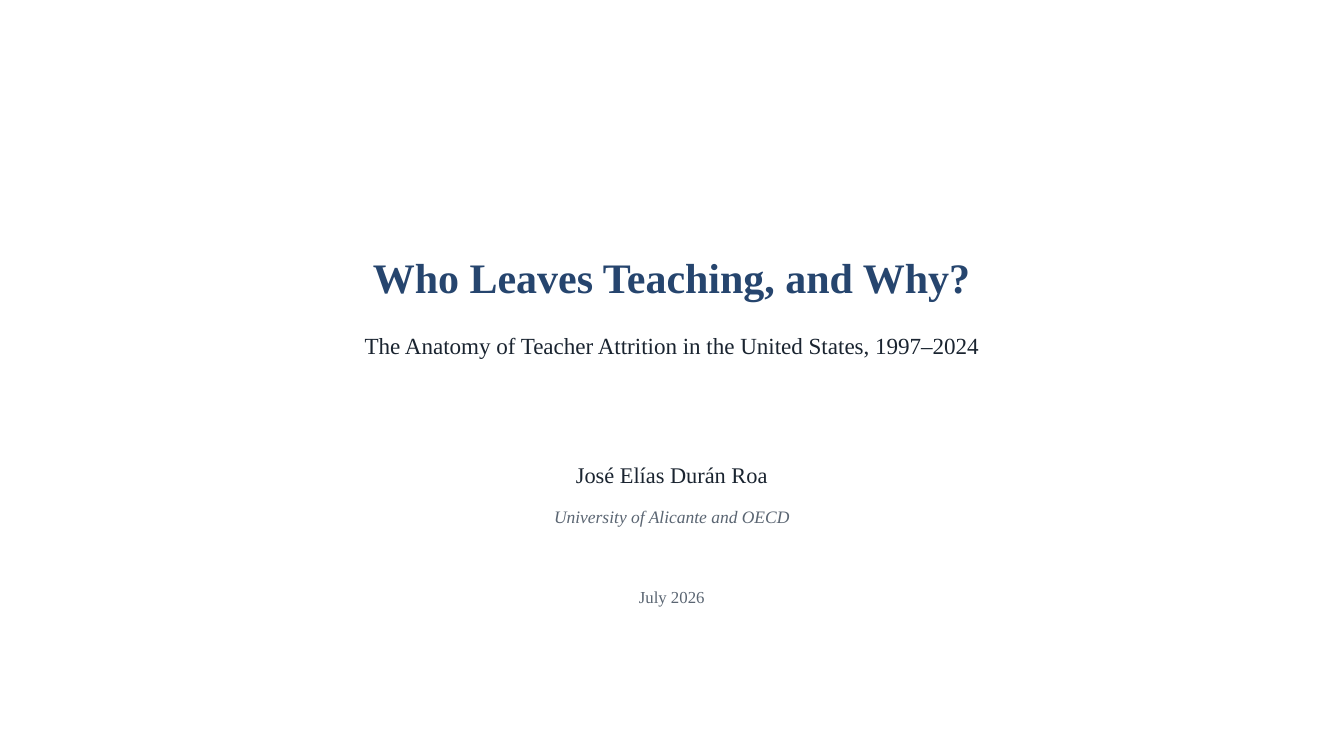
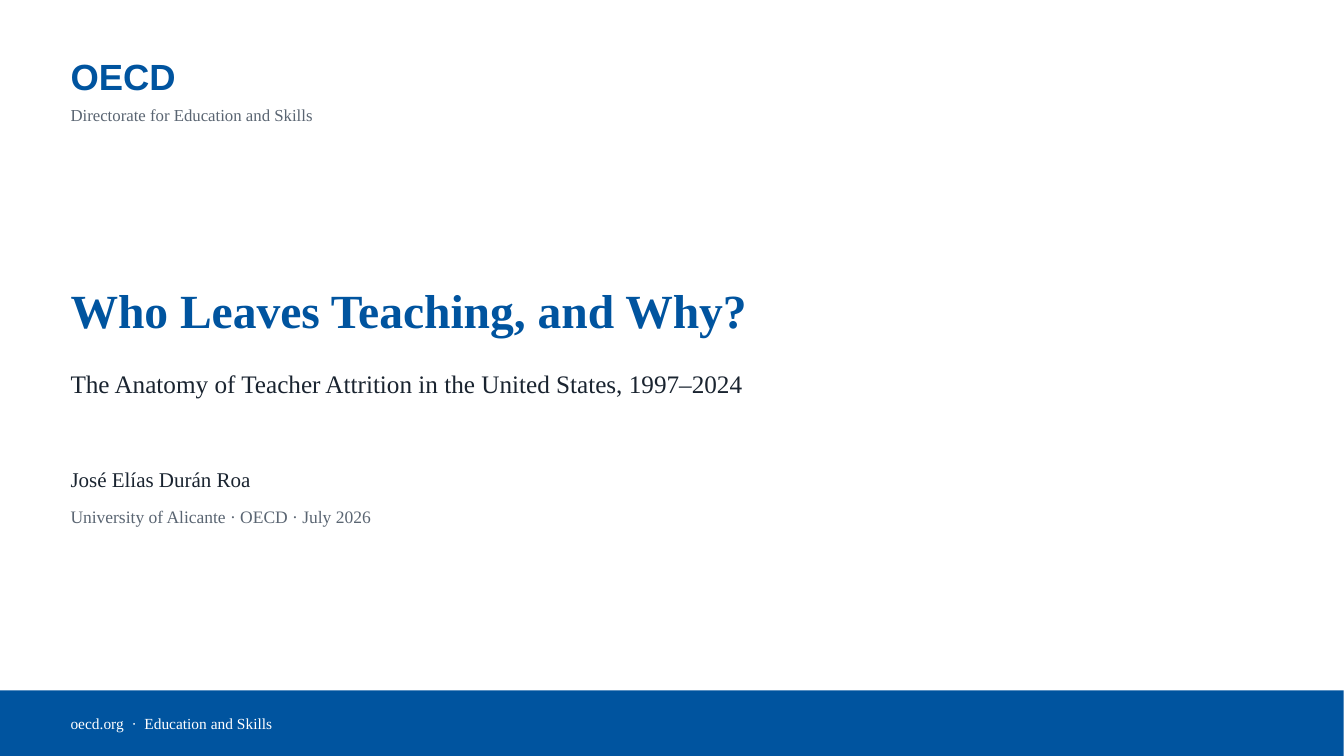
Before and after one commit to jedr1-ship-it/Alternative-Pathways----Quant, a slide deck: slide 1 of report/teacher_attrition_figures.pptx. Drawn at 1344x756 pixels with LibreOffice and Linux fonts; fonts in the diff are those of the drawing. Boxes give left, top, right and bottom in pixels: in the first picture for what was removed or moved away, otherwise in the second. Text is boxed around its words. In the diff, an @@ line names an element or a change of style, - is before the commit and + after.

```diff
--- a/report/teacher_attrition_figures.pptx
+++ b/report/teacher_attrition_figures.pptx
@@ text added at [71,64,176,91], 26 pt, text #00549F, bold @@
+OECD
@@ text added at [71,109,312,121], 12 pt, text #5A6572 @@
+Directorate for Education and Skills
@@ text "Who Leaves Teaching, and Why?": place and size @@
-text "Who Leaves Teaching, and Why?" at [373,264,970,302]
+text "Who Leaves Teaching, and Why?" at [71,295,746,339]
@@ text "Who Leaves Teaching, and Why?" at [71,295,746,339]: size 30 to 34 pt, text colour #26456E to #00549F; alignment centre to left @@
@@ text "The Anatomy of Teacher Attrition ...": place and size @@
-text "The Anatomy of Teacher Attrition ..." at [365,337,979,359]
+text "The Anatomy of Teacher Attrition ..." at [71,375,742,399]
@@ text "The Anatomy of Teacher Attrition ..." at [71,375,742,399]: size 16.5 to 18 pt; alignment centre to left @@
@@ text "José Elías Durán Roa": place and size @@
-text "José Elías Durán Roa" at [576,467,767,484]
+text "José Elías Durán Roa" at [71,472,251,488]
@@ text "José Elías Durán Roa" at [71,472,251,488]: size 16 to 15 pt; alignment centre to left @@
@@ text at [71,510,371,527]: text changed; italic off @@
-University of Alicante and OECD
+University of Alicante · OECD · July 2026
@@ text removed at [639,591,705,607] @@
-July 2026
@@ rectangle added at [0,691,1344,756], fill #00549F @@
@@ text added at [71,718,272,733], 11 pt, text #FFFFFF @@
+oecd.org · Education and Skills
```
Also in this commit, not shown: 2 slides added, 2 slides removed.
